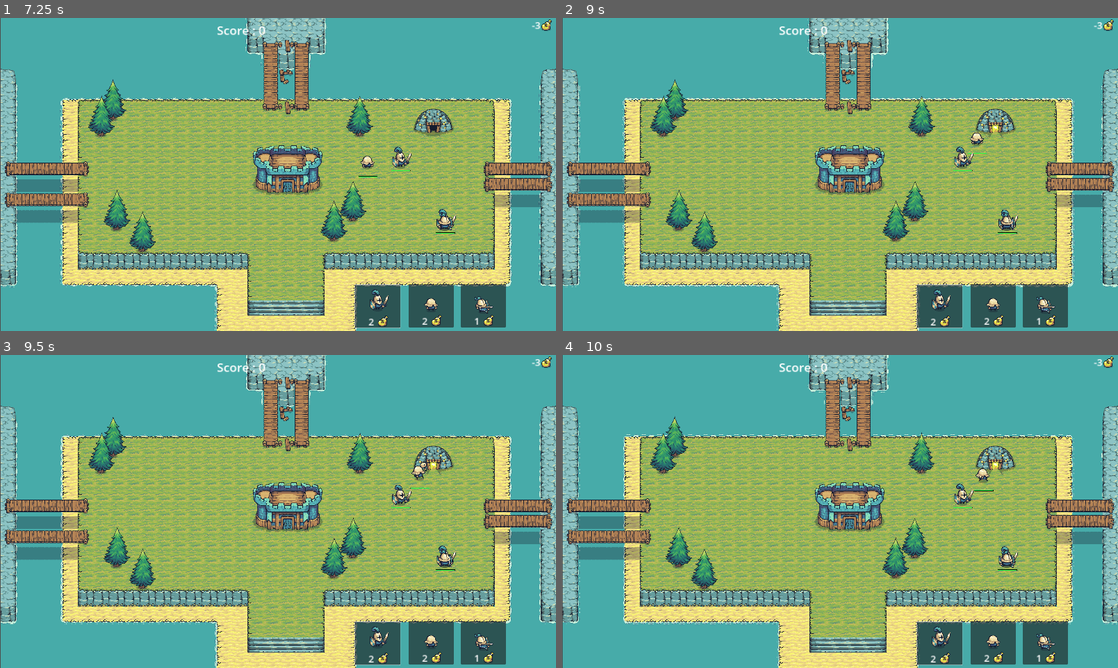
Above: before the commit, frames 1-4 (two rows, left to right).
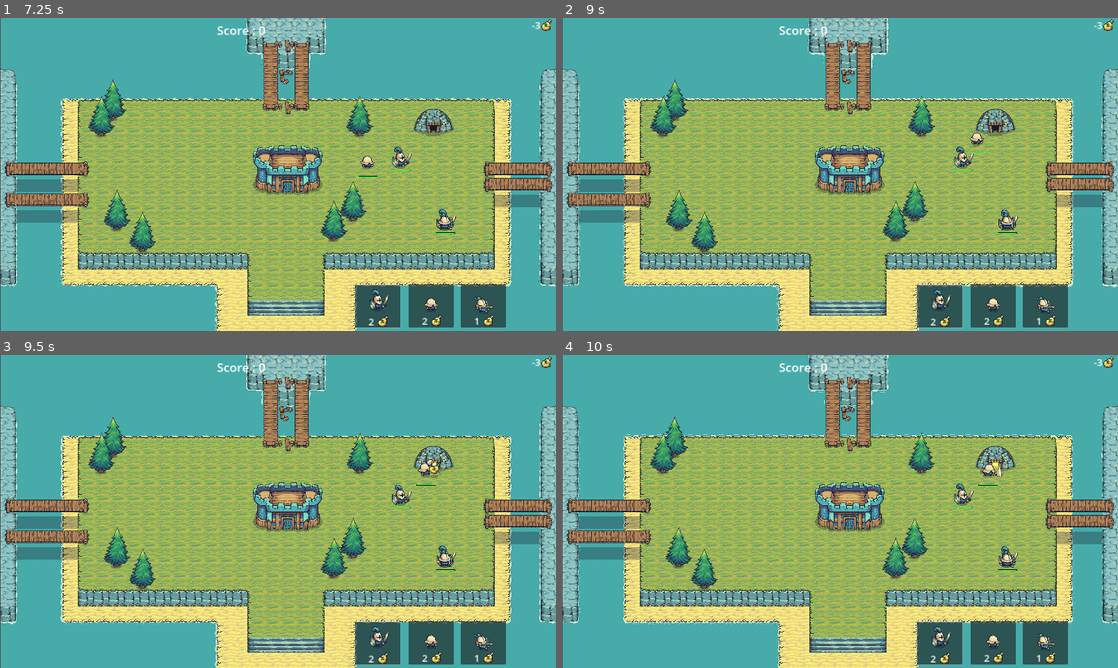
Above: after the commit, the same moments.

Repository: fghwer/Tinyswords
Game: Godot game, scene res://GUI/start.tscn
Two runs of this game, one before a commit and one after it. Both use one fixed random seed, a clock stepped at 60 frames per second and the inputs below.
Inputs (mouse positions are in pixels of both pictures, inside the frame that each line leads up to):
- Up to frame 1 (7.25 s): click "LEVEL 1" at 0.5 s; click (378, 305) at 1.25 s; move the mouse to (400, 158) at 2.02 s; hold Right (ui_right) 2.03-2.78 s; click (400, 158) at 2.1 s; move the mouse to (166, 190) at 2.77 s; hold Left (ui_left) 2.78-3.53 s; tap 3 (spawn_archer) at 2.85, 5.85 s; move the mouse to (333, 105) at 3.52 s; hold Right (ui_right) 3.53-5.03 s; tap 1 (spawn_knight) at 3.6, 6.6 s; move the mouse to (250, 237) at 4.27 s; tap 2 (spawn_worker) at 4.35 s; move the mouse to (444, 221) at 5.02 s; hold Left (ui_left) from 5.03 s (still down); click (444, 221) at 5.1 s; move the mouse to (111, 127) at 5.77 s; move the mouse to (305, 174) at 6.52 s
- Up to frame 2 (9 s): move the mouse to (756, 96) at 7.27 s; release Left (ui_left) at 7.28 s; hold Right (ui_right) from 7.28 s (still down); tap 2 (spawn_worker) at 7.35 s; move the mouse to (962, 158) at 8.02 s; click (962, 158) at 8.1 s; move the mouse to (728, 190) at 8.77 s; tap 3 (spawn_archer) at 8.85 s
- Up to frame 3 (9.5 s): keep holding Right (ui_right)
- Up to frame 4 (10 s): move the mouse to (895, 442) at 9.52 s; release Right (ui_right) at 9.53 s; hold Left (ui_left) from 9.53 s (still down); tap 1 (spawn_knight) at 9.6 s

Frame 1 is identical in both runs. In frame 2, less than 0.1% of the frame differs, in the area x 76-80%, y 34-39%; in frame 3, 0.2%, in the area x 73-79%, y 33-43%; in frame 4, 0.2%.

Commit message:
gold spawn + worker animation

Diff:
--- a/Game/Buildings/base_castle.tscn
+++ b/Game/Buildings/base_castle.tscn
@@ -196,45 +196,58 @@
 height = 118.0
 
 [node name="BaseCastle" type="StaticBody2D"]
+y_sort_enabled = true
 position = Vector2(590, 298)
 collision_layer = 3
 collision_mask = 0
 script = ExtResource("1_hcekx")
 
 [node name="CastleSprite" type="AnimatedSprite2D" parent="."]
+y_sort_enabled = true
 position = Vector2(0, 110)
 sprite_frames = SubResource("SpriteFrames_6r5jn")
 offset = Vector2(0, -110)
 
 [node name="Fire1" type="Node2D" parent="."]
+y_sort_enabled = true
 position = Vector2(0, -5)
 
 [node name="Fire" type="AnimatedSprite2D" parent="Fire1"]
-position = Vector2(-1, -23)
+y_sort_enabled = true
+position = Vector2(-1, 123)
 scale = Vector2(0.8, 0.8)
 sprite_frames = SubResource("SpriteFrames_whe8g")
 animation = &"burn"
+offset = Vector2(0, -182.5)
 
 [node name="Fire2" type="Node2D" parent="."]
+y_sort_enabled = true
 
 [node name="Fire" type="AnimatedSprite2D" parent="Fire2"]
-position = Vector2(-107, 69)
+y_sort_enabled = true
+position = Vector2(-108, 116)
 scale = Vector2(0.8, 0.8)
 sprite_frames = SubResource("SpriteFrames_whe8g")
 animation = &"burn"
+offset = Vector2(1.25, -58.75)
 
 [node name="Fire3" type="Node2D" parent="."]
+y_sort_enabled = true
 position = Vector2(165, 10)
 
 [node name="Fire" type="AnimatedSprite2D" parent="Fire3"]
-position = Vector2(-107, 69)
+y_sort_enabled = true
+position = Vector2(-108, 107)
 scale = Vector2(0.8, 0.8)
 sprite_frames = SubResource("SpriteFrames_whe8g")
 animation = &"burn"
+offset = Vector2(1.25, -47.5)
 
 [node name="Explosion" type="Node2D" parent="."]
+y_sort_enabled = true
 
 [node name="Explosion" type="AnimatedSprite2D" parent="Explosion"]
+y_sort_enabled = true
 scale = Vector2(2, 2)
 sprite_frames = SubResource("SpriteFrames_2cifk")
 frame = 8
--- a/Game/Buildings/gold_mine.gd
+++ b/Game/Buildings/gold_mine.gd
@@ -2,15 +2,20 @@
 
 var active_trigger = false
 @onready var BloodParticle: GPUParticles2D = get_node("ParticleInterface/BloodParticle")
+@onready var Gold: AnimatedSprite2D = get_node("GoldSpawn/Gold")
 @export var maxlife = 1000.
 var life = maxlife
 # Called when the node enters the scene tree for the first time.
 func _ready():
-	pass # Replace with function body.
+	$GoldSpawn.visible = false
+	Gold.stop()
 
 
 # Called every frame. 'delta' is the elapsed time since the previous frame.
 func _process(_delta):
+	if $GoldSpawn.visible == true and Gold.frame == 6:
+		$GoldSpawn.visible = false
+		Gold.stop()
 	#print(active_trigger)
 	if active_trigger == true:
 		$MineSprite.animation = "active"
@@ -23,8 +28,11 @@
 func _on_active_area_area_entered(_area):
 	#print("active")
 	active_trigger = true
-
+	$GoldSpawn.visible = true
+	Gold.play()
 
 func _on_active_area_area_exited(_area):
 	#print("inactive")
 	active_trigger = false
+	#$GoldSpawn.visible = true
+	#Gold.play()
--- a/Game/Buildings/gold_mine.tscn
+++ b/Game/Buildings/gold_mine.tscn
@@ -1,9 +1,10 @@
-[gd_scene load_steps=15 format=3 uid="uid://dpi3jmc1unbuh"]
+[gd_scene load_steps=24 format=3 uid="uid://dpi3jmc1unbuh"]
 
 [ext_resource type="Texture2D" uid="uid://78kvt8v71osa" path="res://Tiny Swords (Update 010)/Resources/Gold Mine/GoldMine_Active.png" id="1_4ydae"]
 [ext_resource type="Script" path="res://Game/Buildings/gold_mine.gd" id="1_06tq7"]
 [ext_resource type="Texture2D" uid="uid://bdr5d0ly30gv8" path="res://Tiny Swords (Update 010)/Resources/Gold Mine/GoldMine_Destroyed.png" id="2_77lu6"]
 [ext_resource type="Texture2D" uid="uid://d2ywyccqibmqn" path="res://Tiny Swords (Update 010)/Resources/Gold Mine/GoldMine_Inactive.png" id="3_rrr2x"]
+[ext_resource type="Texture2D" uid="uid://8o6khnhmnu5t" path="res://Tiny Swords (Update 010)/Resources/Resources/G_Spawn.png" id="5_ggsfy"]
 
 [sub_resource type="AtlasTexture" id="AtlasTexture_5i64r"]
 atlas = ExtResource("1_4ydae")
@@ -49,11 +50,11 @@
 height = 134.0
 
 [sub_resource type="CircleShape2D" id="CircleShape2D_bnxh8"]
-radius = 90.0222
+radius = 76.0066
 
 [sub_resource type="CapsuleShape2D" id="CapsuleShape2D_1bdl7"]
-radius = 40.0
-height = 80.0
+radius = 11.0
+height = 22.0
 
 [sub_resource type="Gradient" id="Gradient_ce671"]
 
@@ -74,11 +75,70 @@
 color = Color(0.611765, 0.611765, 0.611765, 1)
 color_initial_ramp = SubResource("GradientTexture1D_apt7m")
 
+[sub_resource type="AtlasTexture" id="AtlasTexture_b4jv0"]
+atlas = ExtResource("5_ggsfy")
+region = Rect2(0, 0, 128, 128)
+
+[sub_resource type="AtlasTexture" id="AtlasTexture_byuak"]
+atlas = ExtResource("5_ggsfy")
+region = Rect2(128, 0, 128, 128)
+
+[sub_resource type="AtlasTexture" id="AtlasTexture_qcff8"]
+atlas = ExtResource("5_ggsfy")
+region = Rect2(256, 0, 128, 128)
+
+[sub_resource type="AtlasTexture" id="AtlasTexture_1dpkv"]
+atlas = ExtResource("5_ggsfy")
+region = Rect2(384, 0, 128, 128)
+
+[sub_resource type="AtlasTexture" id="AtlasTexture_uv8gb"]
+atlas = ExtResource("5_ggsfy")
+region = Rect2(512, 0, 128, 128)
+
+[sub_resource type="AtlasTexture" id="AtlasTexture_1cjhx"]
+atlas = ExtResource("5_ggsfy")
+region = Rect2(640, 0, 128, 128)
+
+[sub_resource type="AtlasTexture" id="AtlasTexture_cmlfy"]
+atlas = ExtResource("5_ggsfy")
+region = Rect2(768, 0, 128, 128)
+
+[sub_resource type="SpriteFrames" id="SpriteFrames_bc7qf"]
+animations = [{
+"frames": [{
+"duration": 1.0,
+"texture": SubResource("AtlasTexture_b4jv0")
+}, {
+"duration": 1.0,
+"texture": SubResource("AtlasTexture_byuak")
+}, {
+"duration": 1.0,
+"texture": SubResource("AtlasTexture_qcff8")
+}, {
+"duration": 1.0,
+"texture": SubResource("AtlasTexture_1dpkv")
+}, {
+"duration": 1.0,
+"texture": SubResource("AtlasTexture_uv8gb")
+}, {
+"duration": 1.0,
+"texture": SubResource("AtlasTexture_1cjhx")
+}, {
+"duration": 1.0,
+"texture": SubResource("AtlasTexture_cmlfy")
+}],
+"loop": true,
+"name": &"default",
+"speed": 7.0
+}]
+
 [node name="GoldMine" type="StaticBody2D"]
+y_sort_enabled = true
 collision_mask = 0
 script = ExtResource("1_06tq7")
 
 [node name="MineSprite" type="AnimatedSprite2D" parent="."]
+y_sort_enabled = true
 position = Vector2(0, 39)
 sprite_frames = SubResource("SpriteFrames_wwatk")
 animation = &"active"
@@ -114,5 +174,15 @@
 explosiveness = 0.9
 fixed_fps = 7
 
+[node name="GoldSpawn" type="Node2D" parent="."]
+y_sort_enabled = true
+
+[node name="Gold" type="AnimatedSprite2D" parent="GoldSpawn"]
+position = Vector2(4, 73)
+sprite_frames = SubResource("SpriteFrames_bc7qf")
+frame = 3
+frame_progress = 0.640894
+offset = Vector2(-4, -33)
+
 [connection signal="area_entered" from="ActiveArea" to="." method="_on_active_area_area_entered"]
 [connection signal="area_exited" from="ActiveArea" to="." method="_on_active_area_area_exited"]
--- a/Game/Player/worker.gd
+++ b/Game/Player/worker.gd
@@ -4,6 +4,8 @@
 @export var maxlife = 1000.
 @onready var navigation_agent: NavigationAgent2D = get_node("NavigationAgent2D")
 @onready var BloodParticle: GPUParticles2D = get_node("ParticleInterface/BloodParticle")
+@onready var Gold1: AnimatedSprite2D = get_node("GoldTransport/Gold1")
+@onready var Gold2: AnimatedSprite2D = get_node("GoldTransport/Gold2")
 #@onready var navigation_agent: NavigationAgent2D = get_node("NavigationAgent2D")
 #@onready var BloodParticle: GPUParticles2D = get_node("ParticleInterface/BloodParticle")
 var life = maxlife
@@ -25,13 +27,28 @@
 var frame_alt = 0
 var frame_neu = 0
 var backpack = 0
+var trigger_gold = false
 #var max_backpack = 1
 
-
+func _ready():
+	$GoldTransport.visible = false
+	Gold1.stop()
+	Gold2.stop()
 
 func _physics_process(_delta):
 
 	$ProgressBar.set_value_no_signal(life*100/maxlife)
+	print(backpack)
+	if backpack == 1 and not trigger_gold:
+		#print("hi", trigger_gold)
+		$GoldTransport.visible = true
+		#Gold1.visible = true
+		#Gold2.visible = true
+		Gold1.animation = "default"
+		Gold2.animation = "default"
+		Gold1.play()
+		Gold2.play()
+		trigger_gold = true
 	#if player != null:
 	#	print(player.name)
 	if flee_trigger and player != null:
@@ -66,9 +83,14 @@
 					interact_trigger = false
 					init_target_position(minepos)
 					#_getGold()
+				elif $AnimatedSprite2D.frame == 1 and backpack == 1:
+					backpack = 0
+					trigger_gold = false
+					$GoldTransport.visible = false
 			elif player.name == "GoldMine":
 				$AnimatedSprite2D.animation = "mine"
 				if $AnimatedSprite2D.frame == 5:
+					backpack = 1
 					player = null
 					interact_trigger = false
 					init_target_position(worker_3rd_pos)
@@ -105,13 +127,23 @@
 			velocity = new_velocity
 			#print(target_position, current_agent_position, next_path_position)
 		if velocity == Vector2.ZERO:
-			$AnimatedSprite2D.animation = "idle"
+			if backpack ==0:
+				$AnimatedSprite2D.animation = "idle"
+			else:
+				$AnimatedSprite2D.animation = "flee_idle"
 			$AnimatedSprite2D.flip_h = false
 		elif velocity.x > 0:
-			$AnimatedSprite2D.animation = "walk"
+			if backpack == 0:
+				$AnimatedSprite2D.animation = "walk"
+			else:
+				$AnimatedSprite2D.animation = "flee"
 			$AnimatedSprite2D.flip_h = false
 		elif velocity.x < 0:
-			$AnimatedSprite2D.animation = "walk"
+			if backpack == 0:
+				$AnimatedSprite2D.animation = "walk"
+			else:
+				$AnimatedSprite2D.animation = "flee"
+			#$AnimatedSprite2D.animation = "walk"
 			$AnimatedSprite2D.flip_h = true
 		$AnimatedSprite2D.play()
 
@@ -132,11 +164,11 @@
 		interact_trigger = true
 		interact_stand_trigger = true
 		Global.Player.gold +=1
-		backpack = 0
+		#backpack = 0
 	elif player.name == "GoldMine" and backpack == 0:
 		interact_trigger = true
 		interact_stand_trigger = true
-		backpack = 1
+		#backpack = 1
 	elif player.name == "Worker_3rd_pos" and backpack != 0:
 		interact_trigger = true
 	elif player.name == "Worker_4rd_pos" and backpack != 0:
--- a/Game/Player/worker.tscn
+++ b/Game/Player/worker.tscn
@@ -1,7 +1,8 @@
-[gd_scene load_steps=45 format=3 uid="uid://dsjwy0ogftvi"]
+[gd_scene load_steps=55 format=3 uid="uid://dsjwy0ogftvi"]
 
 [ext_resource type="Script" path="res://Game/Player/worker.gd" id="1_mqxia"]
 [ext_resource type="Texture2D" uid="uid://djfuynpteq848" path="res://Tiny Swords (Update 010)/Factions/Knights/Troops/Pawn/Blue/Pawn_Blue.png" id="1_rpphm"]
+[ext_resource type="Texture2D" uid="uid://8o6khnhmnu5t" path="res://Tiny Swords (Update 010)/Resources/Resources/G_Spawn.png" id="3_wliia"]
 
 [sub_resource type="AtlasTexture" id="AtlasTexture_p1vhe"]
 atlas = ExtResource("1_rpphm")
@@ -50,6 +51,30 @@
 [sub_resource type="AtlasTexture" id="AtlasTexture_c45uo"]
 atlas = ExtResource("1_rpphm")
 region = Rect2(960, 960, 192, 192)
+
+[sub_resource type="AtlasTexture" id="AtlasTexture_2vidv"]
+atlas = ExtResource("1_rpphm")
+region = Rect2(0, 768, 192, 192)
+
+[sub_resource type="AtlasTexture" id="AtlasTexture_ohde5"]
+atlas = ExtResource("1_rpphm")
+region = Rect2(192, 768, 192, 192)
+
+[sub_resource type="AtlasTexture" id="AtlasTexture_6wabt"]
+atlas = ExtResource("1_rpphm")
+region = Rect2(384, 768, 192, 192)
+
+[sub_resource type="AtlasTexture" id="AtlasTexture_w4ahf"]
+atlas = ExtResource("1_rpphm")
+region = Rect2(576, 768, 192, 192)
+
+[sub_resource type="AtlasTexture" id="AtlasTexture_81xej"]
+atlas = ExtResource("1_rpphm")
+region = Rect2(768, 768, 192, 192)
+
+[sub_resource type="AtlasTexture" id="AtlasTexture_pgyu6"]
+atlas = ExtResource("1_rpphm")
+region = Rect2(960, 768, 192, 192)
 
 [sub_resource type="AtlasTexture" id="AtlasTexture_1jj67"]
 atlas = ExtResource("1_rpphm")
@@ -169,6 +194,29 @@
 }],
 "loop": true,
 "name": &"flee",
+"speed": 7.0
+}, {
+"frames": [{
+"duration": 1.0,
+"texture": SubResource("AtlasTexture_2vidv")
+}, {
+"duration": 1.0,
+"texture": SubResource("AtlasTexture_ohde5")
+}, {
+"duration": 1.0,
+"texture": SubResource("AtlasTexture_6wabt")
+}, {
+"duration": 1.0,
+"texture": SubResource("AtlasTexture_w4ahf")
+}, {
+"duration": 1.0,
+"texture": SubResource("AtlasTexture_81xej")
+}, {
+"duration": 1.0,
+"texture": SubResource("AtlasTexture_pgyu6")
+}],
+"loop": true,
+"name": &"flee_idle",
 "speed": 7.0
 }, {
 "frames": [{
@@ -306,6 +354,28 @@
 [sub_resource type="CircleShape2D" id="CircleShape2D_j6y2w"]
 radius = 226.108
 
+[sub_resource type="AtlasTexture" id="AtlasTexture_3uesk"]
+atlas = ExtResource("3_wliia")
+region = Rect2(640, 0, 128, 128)
+
+[sub_resource type="AtlasTexture" id="AtlasTexture_ug7b2"]
+atlas = ExtResource("3_wliia")
+region = Rect2(768, 0, 128, 128)
+
+[sub_resource type="SpriteFrames" id="SpriteFrames_ud6c0"]
+animations = [{
+"frames": [{
+"duration": 1.0,
+"texture": SubResource("AtlasTexture_3uesk")
+}, {
+"duration": 1.0,
+"texture": SubResource("AtlasTexture_ug7b2")
+}],
+"loop": true,
+"name": &"default",
+"speed": 2.0
+}]
+
 [node name="worker" type="CharacterBody2D"]
 y_sort_enabled = true
 position = Vector2(688, 329)
@@ -315,7 +385,7 @@
 [node name="AnimatedSprite2D" type="AnimatedSprite2D" parent="."]
 position = Vector2(0, 2)
 sprite_frames = SubResource("SpriteFrames_gyh1j")
-animation = &"idle"
+animation = &"flee_idle"
 centered = false
 offset = Vector2(-96, -123)
 
@@ -391,6 +461,25 @@
 position = Vector2(0, -10)
 shape = SubResource("CircleShape2D_j6y2w")
 
+[node name="GoldTransport" type="Node2D" parent="."]
+y_sort_enabled = true
+
+[node name="Gold1" type="AnimatedSprite2D" parent="GoldTransport"]
+position = Vector2(0.213547, 0.969856)
+rotation = 0.23911
+sprite_frames = SubResource("SpriteFrames_ud6c0")
+frame = 1
+frame_progress = 0.957627
+offset = Vector2(-28.626, -74.3041)
+
+[node name="Gold2" type="AnimatedSprite2D" parent="GoldTransport"]
+y_sort_enabled = true
+position = Vector2(0.213493, 1.53104)
+rotation = -0.958186
+sprite_frames = SubResource("SpriteFrames_ud6c0")
+frame_progress = 0.199746
+offset = Vector2(58.6435, -42.6985)
+
 [connection signal="body_entered" from="FleeArea" to="." method="_on_flee_area_body_entered"]
 [connection signal="area_entered" from="InteractArea" to="." method="_on_interact_area_area_entered"]
 [connection signal="body_entered" from="InteractArea" to="." method="_on_interact_area_body_entered"]
--- a/nav_goblin_testscene.tscn
+++ b/nav_goblin_testscene.tscn
@@ -284,9 +284,9 @@
 }]
 
 [sub_resource type="NavigationPolygon" id="NavigationPolygon_mubjo"]
-vertices = PackedVector2Array(1040, 947, 822, 960, 810, 959, …(276 unchanged characters)… , 1704, 423, 1218, 1187, 1134, 1175, 1872, 474, 1701, 475, 1118, 66, 1122, 65, 1115, 4 …(371 unchanged characters)…
+vertices = PackedVector2Array(1040, 947, 822, 960, 810, 959, …(276 unchanged characters)… , 1704, 423, 1218, 1187, 1134, 1175, 1870, 480, 1701, 475, 1118, 66, 1122, 65, 1115, 4 …(371 unchanged characters)…
 polygons = Array[PackedInt32Array]([PackedInt32Array(0, 1, 2, 3, 4, 5, 6), PackedInt32Array(7, 8, 9, 10), PackedInt32Ar …(1217 unchanged characters)…
-outlines = Array[PackedVector2Array]([PackedVector2Array(763 …(851 unchanged characters)… , 64), PackedVector2Array(1701, 475, 1872, 474, 1873, 423, 1704, 423)])
+outlines = Array[PackedVector2Array]([PackedVector2Array(763 …(851 unchanged characters)… , 64), PackedVector2Array(1701, 475, 1870, 480, 1873, 423, 1704, 423)])
 
 [sub_resource type="CircleShape2D" id="CircleShape2D_8f8vy"]
 
